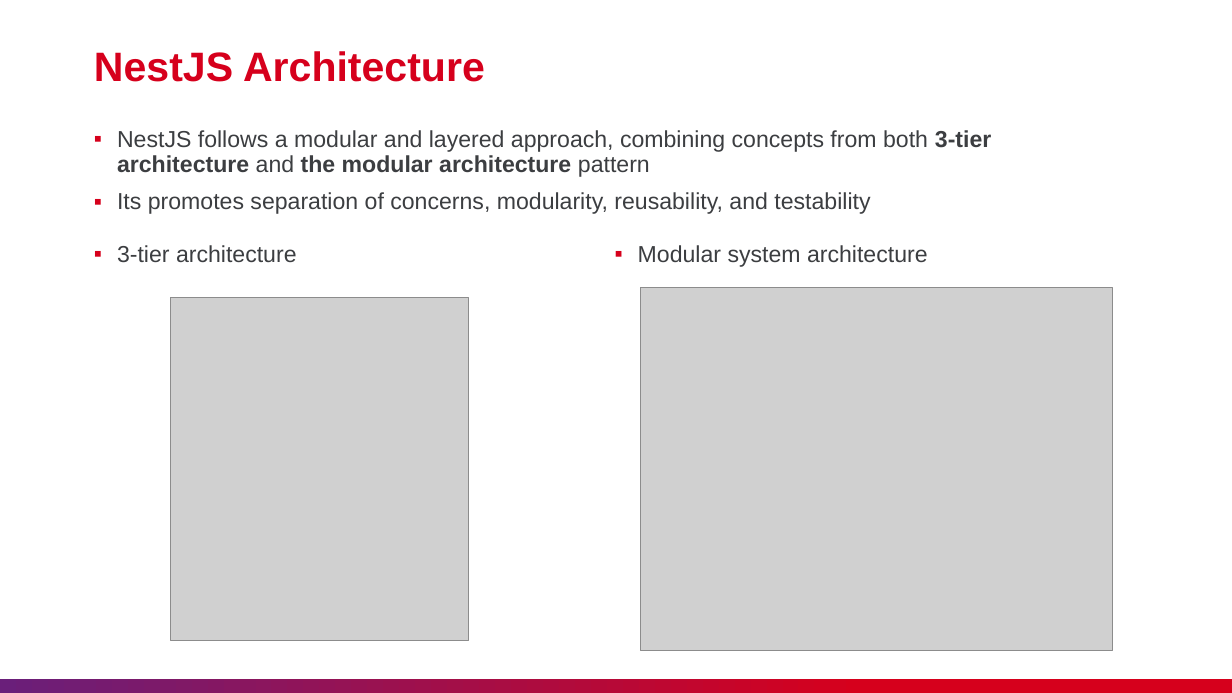
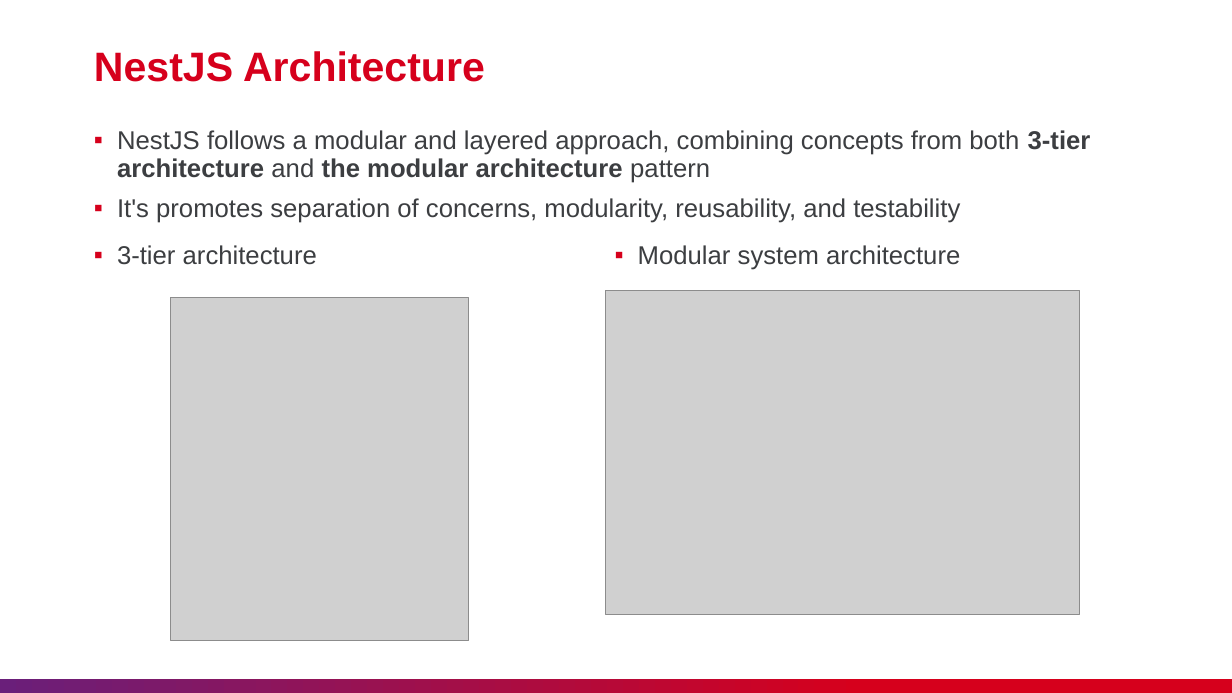
Before and after one commit to nashtech-garage/nodejs-nestjs-training, a slide deck: slide 5 of slide/NT_NestJS_Training.pptx (slide 10 before the commit). Drawn at 1232x693 pixels with LibreOffice and Linux fonts; fonts in the diff are those of the drawing; grey boxes stand for pictures. Boxes give left, top, right and bottom in pixels: in the first picture for what was removed or moved away, otherwise in the second. Text is boxed around its words. In the diff, an @@ line names an element or a change of style, - is before the commit and + after.

```diff
--- a/slide/NT_NestJS_Training.pptx
+++ b/slide/NT_NestJS_Training.pptx
@@ text at box(117, 130, 1091, 183): size 18 to 20 pt in "NestJS follows a modular and layered approach, ..." @@
@@ text at box(117, 198, 960, 223): text changed; size 18 to 20 pt @@
-▪ Its promotes separation of concerns, modularity, reusability, and testability
+▪ It's promotes separation of concerns, modularity, reusability, and testability
@@ text "3-tier architecture" at box(117, 245, 317, 265): size 18 to 20 pt @@
@@ text "Modular system architecture" at box(638, 245, 960, 270): size 18 to 20 pt @@
@@ picture: place and size @@
-picture at box(640, 287, 1113, 651)
+picture at box(605, 290, 1080, 615)
```
Also in this commit, not shown: 4 other slides changed, 26 slides added, 26 slides removed, 7 other files.
